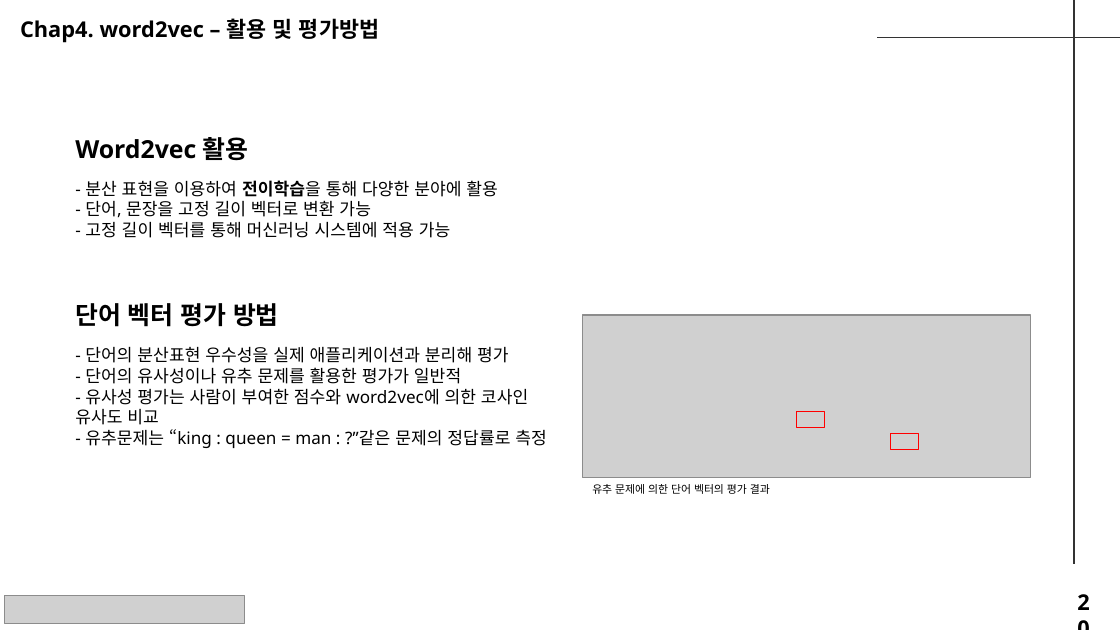
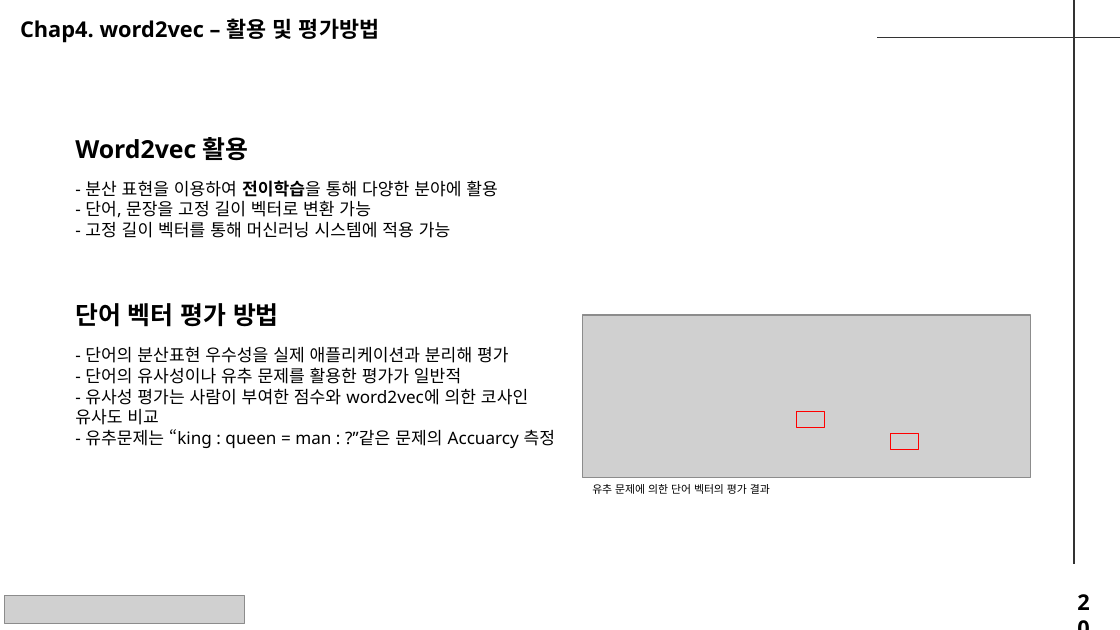
Before and after one commit to seungdeng/Deep-Learning-from-Scratch, a slide deck: slide 20 of study/발표자료/20250220_밑딥2_이승건_chap2345발표자료_NotoSans.pptx. Drawn at 1120x630 pixels with LibreOffice and Linux fonts; fonts in the diff are those of the drawing; grey boxes stand for pictures. Boxes give left, top, right and bottom in pixels: in the first picture for what was removed or moved away, otherwise in the second. Text is boxed around its words. In the diff, an @@ line names an element or a change of style, - is before the commit and + after.

```diff
--- a/study/발표자료/20250220_밑딥2_이승건_chap2345발표자료_NotoSans.pptx
+++ b/study/발표자료/20250220_밑딥2_이승건_chap2345발표자료_NotoSans.pptx
@@ text at [85, 429, 556, 448]: text changed @@
-- 유추문제는 “king : queen = man : ?”같은 문제의 정답률로 측정
+- 유추문제는 “king : queen = man : ?”같은 문제의 Accuarcy 측정
```
Also in this commit, not shown: 14 other slides changed.
